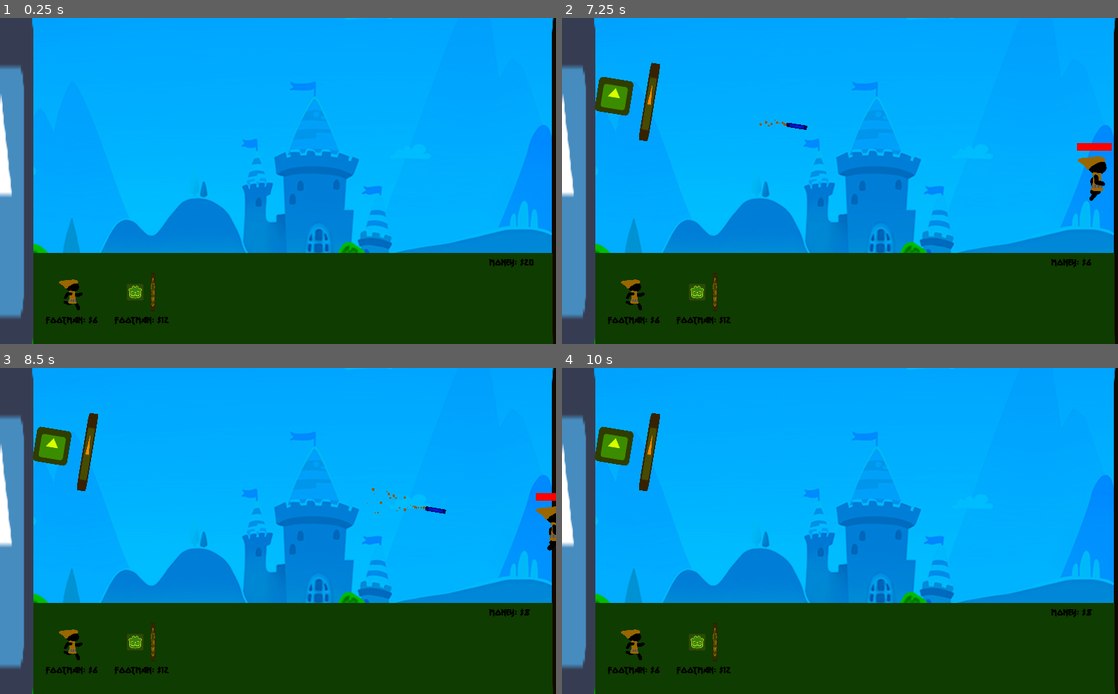
Above: before the commit, frames 1-4 (two rows, left to right).
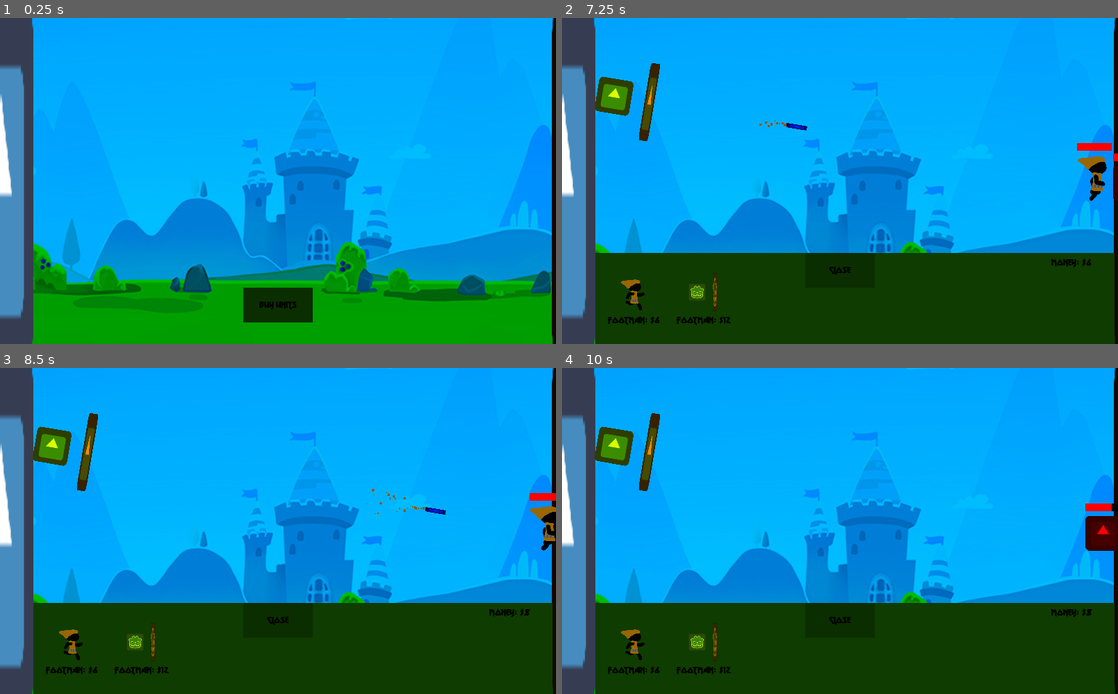
Above: after the commit, the same moments.

Repository: Blackout4344/Castle-Defense
Game: Godot game, scene res://Scenes/Main.tscn
Same seed, same stepped clock (60 frames per second), same inputs: the game is played once before the commit and once after it. The engine's default icon, where the game draws it, is replaced by a stand-in: a white triangle on a blue panel in a dark square.
Inputs (mouse positions are in pixels of both pictures, inside the frame that each line leads up to):
- Up to frame 1 (0.25 s): no input
- Up to frame 2 (7.25 s): click (840, 304) at 0.5 s, where only the run after the commit has a clickable "Buy Units"; click "Footman: $6" at 1.25 s; click "Footman: $12" at 2 s; click "Footman: $6" at 2.75 s; click "Footman: $12" at 3.5 s; click "Footman: $6" at 4.25 s; click "Footman: $12" at 5 s
- Up to frame 3 (8.5 s): no input
- Up to frame 4 (10 s): no input

The runs differ from the first frame. In frame 1, 25% of the frame differs, in the area x 6-100%, y 72-100%; in frame 2, 0.2%; in frame 3, 0.4%; in frame 4, 0.8%.

Commit message:
Mac
- made unit buying shop toggleable
- fixed bug where if archer found enemy but another archer killed it, it would crash

Diff:
--- a/CastleDefense/Scenes/PlayerBase.tscn
+++ b/CastleDefense/Scenes/PlayerBase.tscn
@@ -6,8 +6,20 @@
 [ext_resource path="res://Sprites/imageedit_1_9222889343.png" type="Texture" id=4]
 [ext_resource path="res://Scripts/PlayerBase.gd" type="Script" id=5]
 
+[sub_resource type="DynamicFontData" id=7]
+font_path = "res://Fonts/metal lord.otf"
+
+[sub_resource type="DynamicFont" id=8]
+font_data = SubResource( 7 )
+
+[sub_resource type="StyleBoxFlat" id=5]
+bg_color = Color( 0.0431373, 0.180392, 0, 1 )
+
 [sub_resource type="StyleBoxFlat" id=1]
 bg_color = Color( 0.0588235, 0.235294, 0, 1 )
+
+[sub_resource type="DynamicFont" id=6]
+font_data = ExtResource( 3 )
 
 [sub_resource type="DynamicFont" id=2]
 font_data = ExtResource( 3 )
@@ -33,12 +45,44 @@
 [node name="ArcherLocation" type="Position2D" parent="."]
 position = Vector2( 95, -160 )
 
+[node name="ShowUnitsShop" type="Button" parent="."]
+margin_left = 447.0
+margin_top = 192.0
+margin_right = 575.0
+margin_bottom = 256.0
+focus_mode = 0
+custom_colors/font_color = Color( 0, 0, 0, 1 )
+custom_colors/font_color_hover = Color( 0, 0, 0, 1 )
+custom_colors/font_color_pressed = Color( 0, 0, 0, 1 )
+custom_fonts/font = SubResource( 8 )
+custom_styles/hover = SubResource( 5 )
+custom_styles/pressed = SubResource( 5 )
+custom_styles/normal = SubResource( 5 )
+enabled_focus_mode = 0
+text = "Buy Units"
+
 [node name="Units" type="Panel" parent="."]
+visible = false
 margin_left = 60.0
 margin_top = 128.0
 margin_right = 1016.0
 margin_bottom = 342.0
 custom_styles/panel = SubResource( 1 )
+
+[node name="HideUnitsShop" type="Button" parent="Units"]
+margin_left = 387.0
+margin_right = 515.0
+margin_bottom = 64.0
+focus_mode = 0
+custom_colors/font_color = Color( 0, 0, 0, 1 )
+custom_colors/font_color_hover = Color( 0, 0, 0, 1 )
+custom_colors/font_color_pressed = Color( 0, 0, 0, 1 )
+custom_fonts/font = SubResource( 6 )
+custom_styles/hover = SubResource( 5 )
+custom_styles/pressed = SubResource( 5 )
+custom_styles/normal = SubResource( 5 )
+enabled_focus_mode = 0
+text = "Close"
 
 [node name="Footman" type="TextureButton" parent="Units"]
 margin_left = 16.0
@@ -95,5 +139,7 @@
 custom_fonts/font = SubResource( 4 )
 text = "Money: $0"
 
+[connection signal="pressed" from="ShowUnitsShop" to="." method="_on_ShowUnitsShop_pressed"]
+[connection signal="pressed" from="Units/HideUnitsShop" to="." method="_on_HideUnitsShop_pressed"]
 [connection signal="pressed" from="Units/Footman" to="." method="_on_Footman_pressed"]
 [connection signal="pressed" from="Units/Archer" to="." method="_on_Archer_pressed"]
--- a/CastleDefense/Scripts/Archer.gd
+++ b/CastleDefense/Scripts/Archer.gd
@@ -7,7 +7,6 @@
 var target : PhysicsBody2D = null;
 
 func _physics_process(delta):
-    target = null;
     var enemy_x : int = 10000000;
     for i in $AttackRange.get_overlapping_bodies():
         if (i.filename != "res://Scenes/Enemy.tscn"):
@@ -17,7 +16,7 @@
             target = i;
 
 func _on_AttackCooldown_timeout():
-    if (target != null):
+    if (weakref(target).get_ref()):
         look_at(target.global_position);
         var new_arrow : KinematicBody2D = ArrowScene.instance();
         get_parent().add_child(new_arrow);
--- a/CastleDefense/Scripts/Enemy.gd
+++ b/CastleDefense/Scripts/Enemy.gd
@@ -16,7 +16,6 @@
         queue_free();
     $HealthBar.value = health;
     move_and_slide(vel, Vector2.UP);
-    target = null;
     var player_x : int = -10000000;
     for i in $BodyCollisions.get_overlapping_bodies():
         if (i.filename != "res://Scenes/Footman.tscn"):
@@ -26,5 +25,5 @@
             target = i;
 
 func _on_AttackCooldown_timeout():
-    if (target != null):
+    if (weakref(target).get_ref()):
         target.health -= damage;
--- a/CastleDefense/Scripts/EnemyBase.gd
+++ b/CastleDefense/Scripts/EnemyBase.gd
@@ -9,5 +9,5 @@
 
 func _on_SpawnCooldown_timeout():
     add_child(EnemyScene.instance());
-    spawn_rate *= 0.999;
+    spawn_rate *= 0.9;
     $SpawnCooldown.wait_time = spawn_rate;
--- a/CastleDefense/Scripts/Footman.gd
+++ b/CastleDefense/Scripts/Footman.gd
@@ -15,7 +15,6 @@
         queue_free();
     $HealthBar.value = health;
     move_and_slide(vel, Vector2.UP);
-    target = null;
     var enemy_x : int = 10000000;
     for i in $BodyCollisions.get_overlapping_bodies():
         if (i.filename != "res://Scenes/Enemy.tscn"):
@@ -25,6 +24,6 @@
             target = i;
 
 func _on_AttackCooldown_timeout():
-    if (target != null):
+    if (weakref(target).get_ref()):
         look_at(target.global_position);
         target.health -= damage;
--- a/CastleDefense/Scripts/PlayerBase.gd
+++ b/CastleDefense/Scripts/PlayerBase.gd
@@ -19,3 +19,12 @@
         var new_archer : KinematicBody2D = ArcherScene.instance();
         new_archer.position = $ArcherLocation.position;
         add_child(new_archer);
+
+
+func _on_ShowUnitsShop_pressed():
+    $ShowUnitsShop.visible = false;
+    $Units.visible = true;
+
+func _on_HideUnitsShop_pressed():
+    $Units.visible = false;
+    $ShowUnitsShop.visible = true;
Not shown: 1 places in CastleDefense/Scenes/PlayerBase.tscn that only renumber resources
